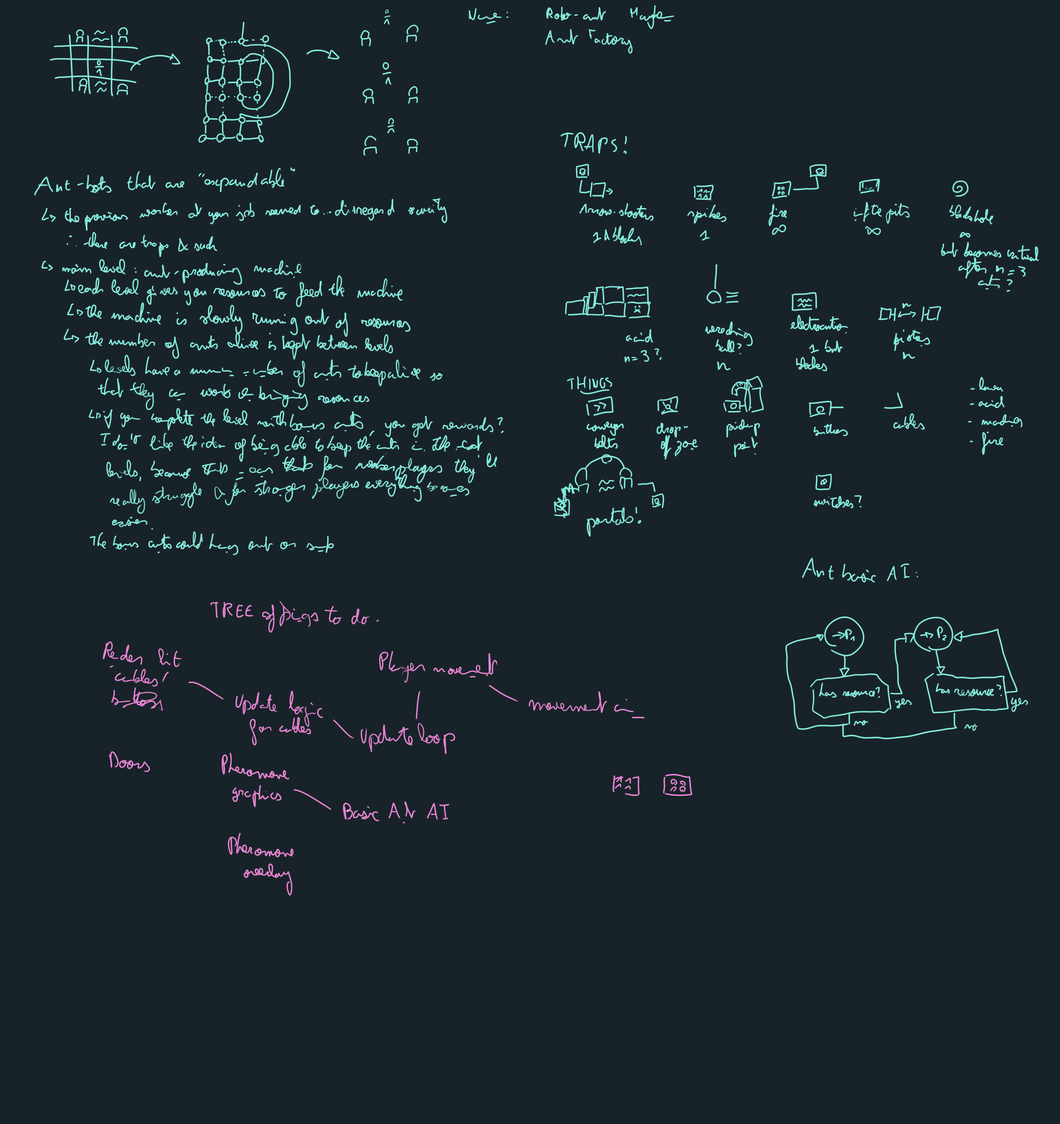
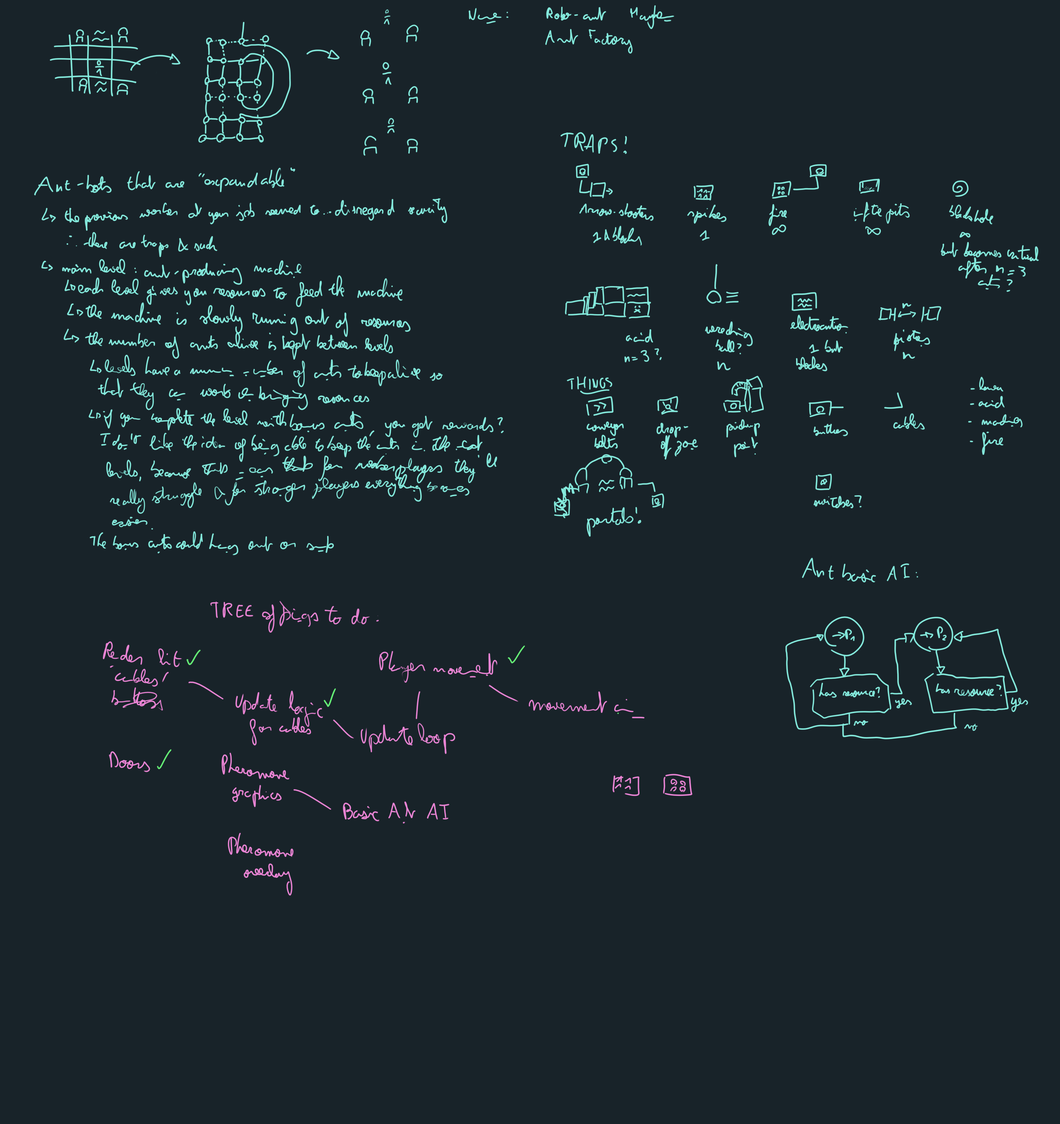
Layered file, before and after one edit (1060 x 1124). Changes by layer:
painted on "Paint Layer 1" over (x1=156, y1=645, x2=620, y2=769)
